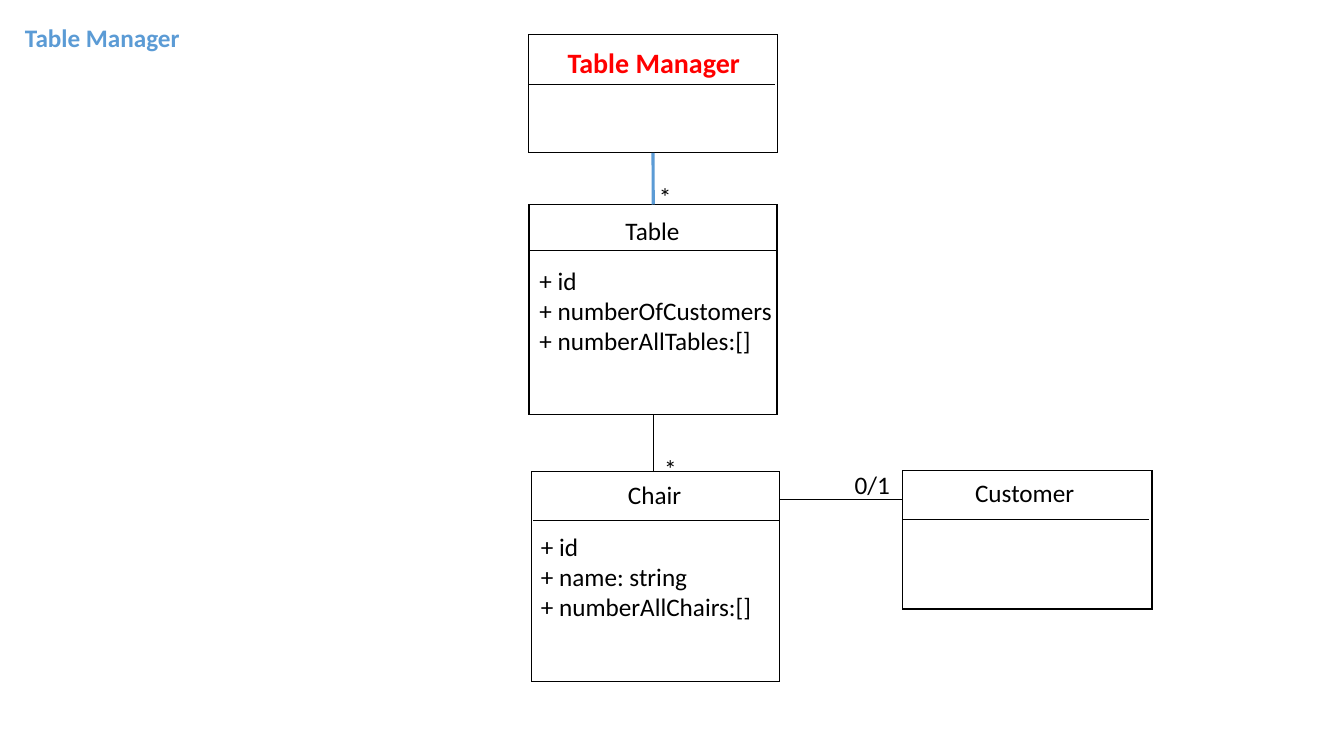
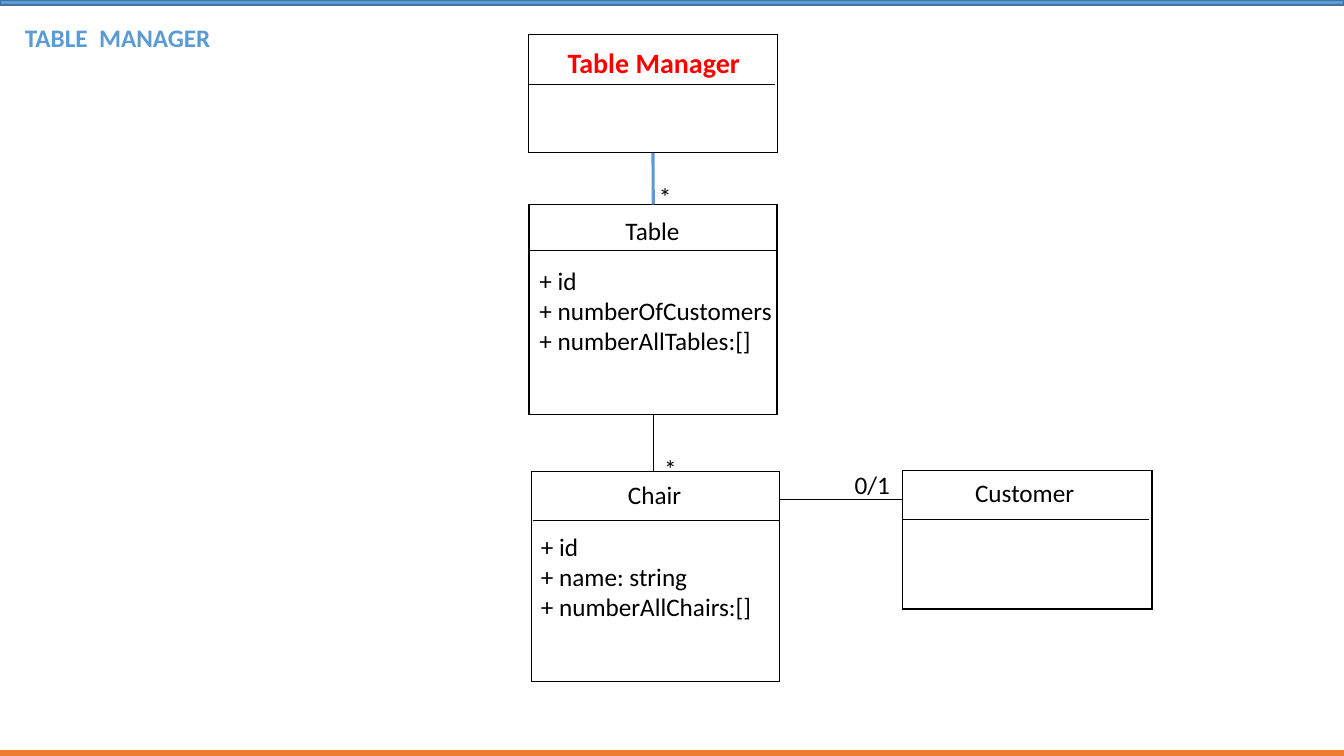
Before and after one commit to Ulvy2022/RESTAURANT, a slide deck: slide 5 of START-UML.pptx (slide 4 before the commit). Drawn at 1344x756 pixels with LibreOffice and Linux fonts; fonts in the diff are those of the drawing. Boxes give left, top, right and bottom in pixels: in the first picture for what was removed or moved away, otherwise in the second. Text is boxed around its words. In the diff, an @@ line names an element or a change of style, - is before the commit and + after.

```diff
--- a/START-UML.pptx
+++ b/START-UML.pptx
@@ rectangle added at bbox=[0, 0, 1344, 5], fill #5B9BD5, outline #43739E 1 pt @@
@@ text at bbox=[25, 30, 210, 47]: text changed @@
-Table Manager
+TABLE MANAGER
@@ rectangle added at bbox=[0, 751, 1344, 756], fill #ED7D31, outline #ED7D31 1 pt @@
```
Also in this commit, not shown: 4 other slides changed, 1 slide added.
